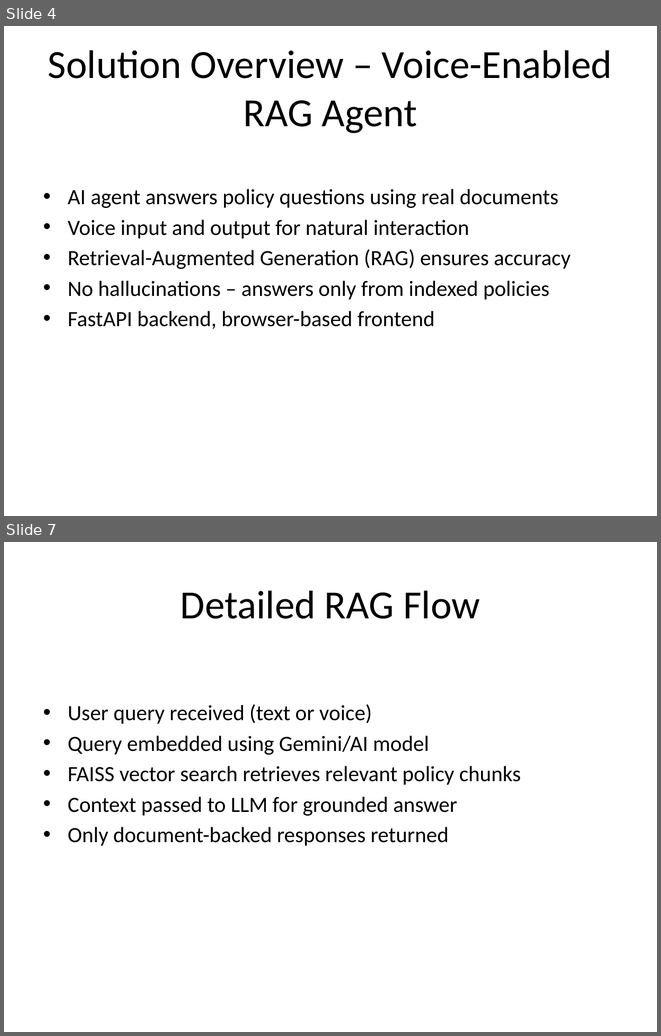
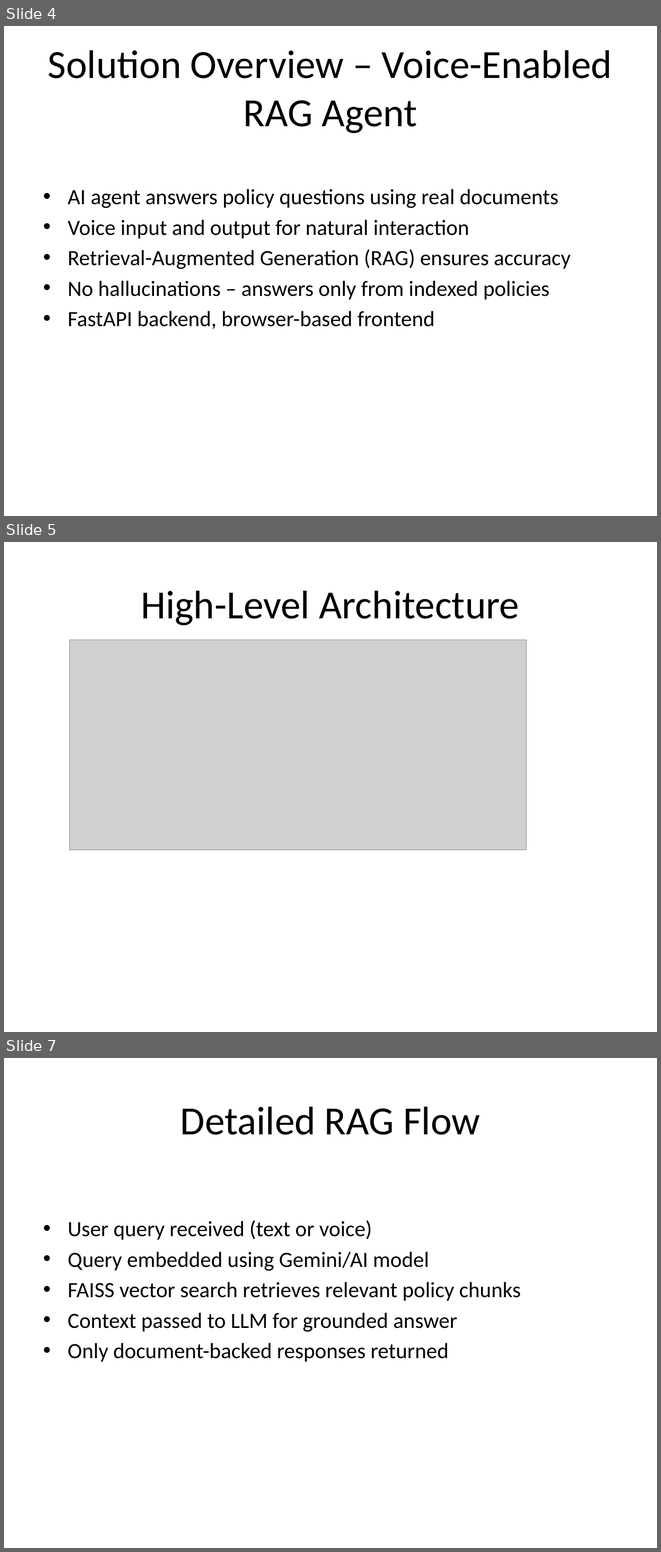
Before and after one commit to bhargavraju49/VoiceAgent, a slide deck: VoiceAgent_Hackathon_Presentation.pptx. Shown one above the other, each under a label of ours: slides 4 and 7 before the commit, slides 4, 5 and 7 after it; the slides between them are not shown. The pictures are 661x1036 and 661x1552 pixels, drawn with LibreOffice and Linux fonts; fonts in the diff are those of the drawing; grey boxes stand for pictures. Boxes give left, top, right and bottom in pixels: in the first picture for what was removed or moved away, otherwise in the second. Text is boxed around its words. In the diff, an @@ line names an element or a change of style, - is before the commit and + after.

Commit message:
Update PPT: add images and technical/business explanations

```diff
--- a/VoiceAgent_Hackathon_Presentation.pptx
+++ b/VoiceAgent_Hackathon_Presentation.pptx
@@ slide 5 added at <box>4,542,657,1032</box>, background #FFFFFF @@
@@ title added at <box>141,590,519,625</box>, 44 pt, text #000000 @@
+High-Level Architecture
@@ picture added at <box>69,640,527,849</box> @@
```
Also in this commit, not shown: 3 slides changed, 1 other slide added, 1 slide removed.
